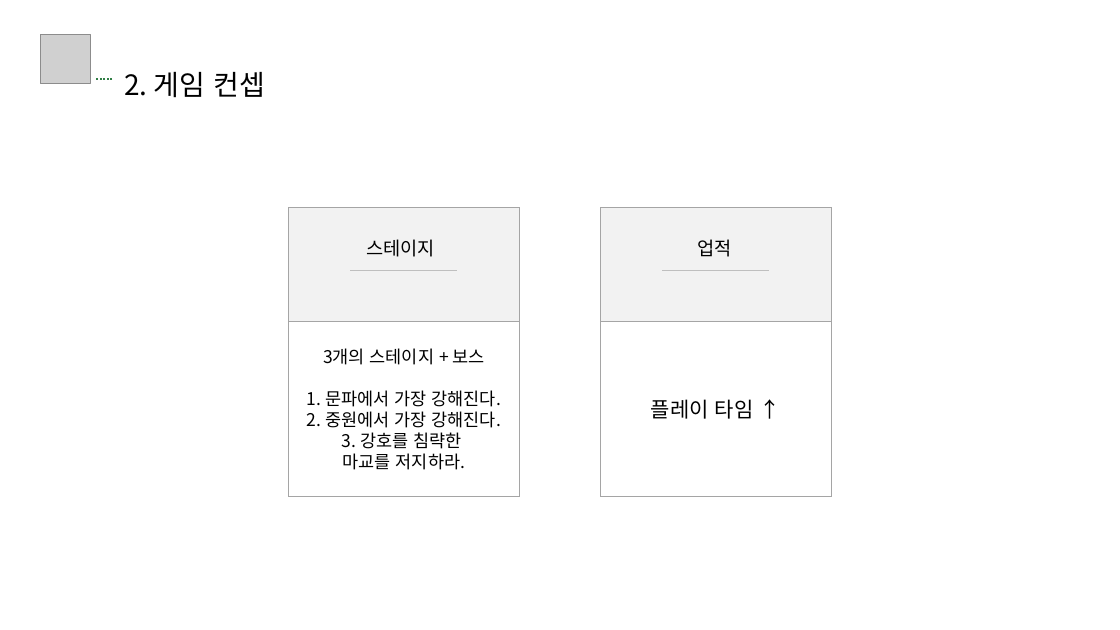
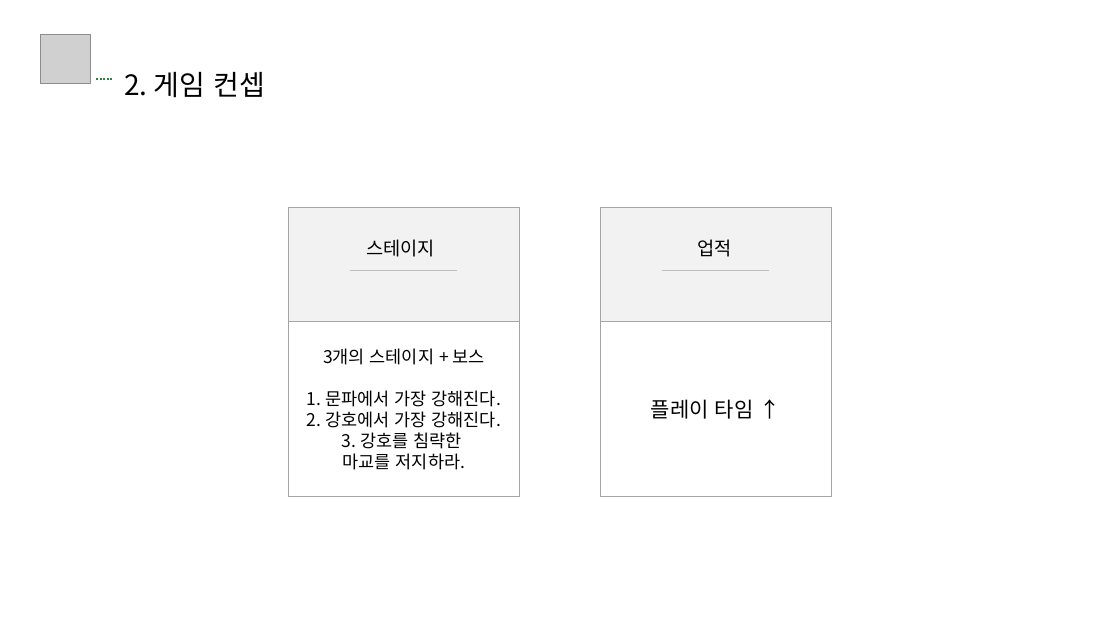
Before and after one commit to jk-Nam/Example_1stRepository, a slide deck: slide 7 of 게임 기획서 남준구.pptx. Drawn at 1120x630 pixels with LibreOffice and Linux fonts; fonts in the diff are those of the drawing; grey boxes stand for pictures. Boxes give left, top, right and bottom in pixels: in the first picture for what was removed or moved away, otherwise in the second. Text is boxed around its words. In the diff, an @@ line names an element or a change of style, - is before the commit and + after.

```diff
--- a/게임 기획서 남준구.pptx
+++ b/게임 기획서 남준구.pptx
@@ text in rectangle at bbox=[307, 411, 501, 428]: text changed @@
-2. 중원에서 가장 강해진다.
+2. 강호에서 가장 강해진다.
```
Also in this commit, not shown: 7 other slides changed, 2 slides added, 4 slides removed.
